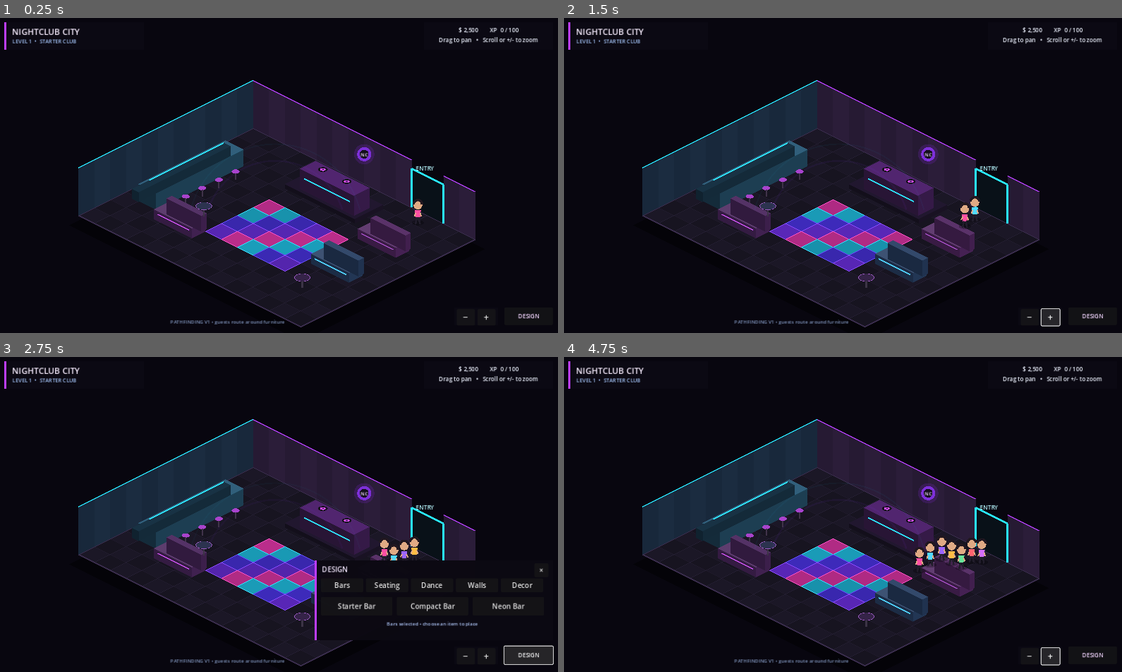
Above: before the commit, frames 1-4 (two rows, left to right).
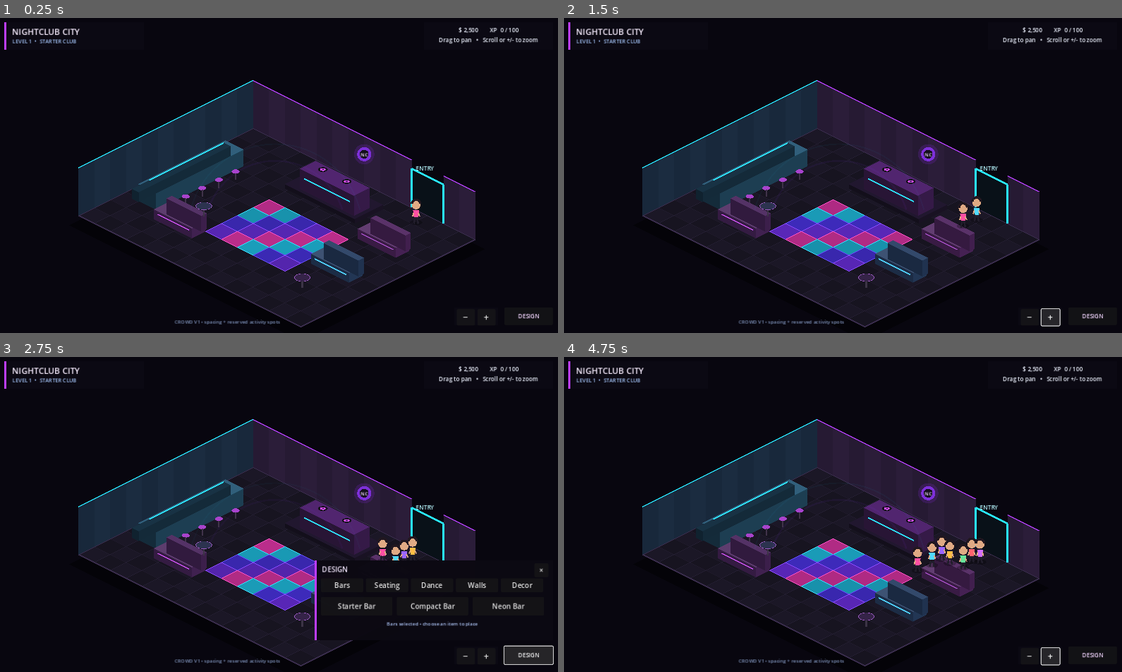
Above: after the commit, the same moments.

Repository: 22crob/Nightclub-City
Game: Godot game, scene res://scenes/main.tscn
Same seed, same stepped clock (60 frames per second), same inputs: the game is played once before the commit and once after it.
Inputs:
- Up to frame 1 (0.25 s): no input
- Up to frame 2 (1.5 s): click "−" at 0.5 s; click "+" at 1.25 s
- Up to frame 3 (2.75 s): click "DESIGN" at 2 s
- Up to frame 4 (4.75 s): click "×" at 2.75 s; click "−" at 3.5 s; click "+" at 4.25 s

The runs differ from the first frame. In frame 1, 0.2% of the frame differs, in the area x 30-76%, y 57-98%; in frame 2, 0.2%; in frame 3, 0.2%; in frame 4, 0.4%.

Commit message:
Add crowd spacing and activity reservations
Add guest personal-space behavior, lane offsets, multiple interaction spots, and activity spot reservations.

Diff:
--- a/godot/scenes/main.tscn
+++ b/godot/scenes/main.tscn
@@ -76,7 +76,7 @@
 grow_vertical = 0
 theme_override_colors/font_color = Color(0.50, 0.58, 0.74, 1)
 theme_override_font_sizes/font_size = 11
-text = "PATHFINDING V1 • guests route around furniture"
+text = "CROWD V1 • spacing + reserved activity spots"
 horizontal_alignment = 1
 
 [node name="ZoomControls" type="ColorRect" parent="HUD"]
--- a/godot/scripts/main.gd
+++ b/godot/scripts/main.gd
@@ -39,6 +39,8 @@
 var moving_object_index: int = -1
 const SAVE_PATH: String = "user://club_layout.json"
 const NPC_SPEED: float = 0.95
+const NPC_PERSONAL_SPACE: float = 0.42
+const NO_SPOT: Vector2 = Vector2(-99.0, -99.0)
 
 var npc_agents: Array = []
 var npc_cycle_count: int = 0
@@ -83,7 +85,7 @@
 ]
 
 func _ready() -> void:
-	print("Nightclub City Pathfinding v1 loaded.")
+	print("Nightclub City Crowd Spacing v1 loaded.")
 	zoom_out_button.pressed.connect(_zoom_out)
 	zoom_in_button.pressed.connect(_zoom_in)
 	design_button.pressed.connect(_toggle_design_drawer)
@@ -378,8 +380,11 @@
 			continue
 
 		var tile_pos: Vector2 = npc["pos"]
+		var state: String = str(npc["state"])
+		if state == "entering" or state == "walking" or state == "leaving":
+			var lane_offset: Vector2 = npc["lane_offset"]
+			tile_pos += lane_offset
 		var screen_pos: Vector2 = _iso(tile_pos.x, tile_pos.y)
-		var state: String = str(npc["state"])
 		var activity: String = str(npc["activity"])
 		var dancing: bool = state == "activity" and activity == "dance"
 		var shirt_color: Color = npc["color"]
@@ -761,19 +766,31 @@
 	npc_agents.clear()
 	for i in range(npc_colors.size()):
 		var activity: String = _activity_for_index(i)
+		var activity_target: Vector2 = _choose_activity_target(activity, i, i)
 		var agent: Dictionary = {
 			"pos": Vector2(11.0, 0.55),
 			"target": Vector2(10.6, 1.65),
 			"state": "waiting",
 			"activity": activity,
-			"activity_target": _activity_target(activity, i),
+			"activity_target": activity_target,
 			"timer": 0.0,
 			"spawn_delay": 0.15 + float(i) * 0.75,
 			"path": [],
 			"path_index": 0,
+			"reserved_spot": NO_SPOT,
+			"lane_offset": _lane_offset_for_index(i),
 			"color": npc_colors[i]
 		}
+		agent["reserved_spot"] = activity_target
 		npc_agents.append(agent)
+
+func _lane_offset_for_index(index: int) -> Vector2:
+	var lane: int = index % 3
+	if lane == 0:
+		return Vector2(-0.07, 0.04)
+	if lane == 1:
+		return Vector2(0.07, -0.04)
+	return Vector2.ZERO
 
 func _activity_for_index(index: int) -> String:
 	var slot: int = index % 3
@@ -783,11 +800,39 @@
 		return "bar"
 	return "lounge"
 
-func _activity_target(activity: String, index: int) -> Vector2:
+func _choose_activity_target(activity: String, seed: int, npc_index: int) -> Vector2:
 	var targets: Array[Vector2] = _activity_targets(activity)
 	if targets.is_empty():
 		return Vector2(7.0, 5.5)
-	return targets[index % targets.size()]
+
+	var start_index: int = seed % targets.size()
+	for offset in range(targets.size()):
+		var candidate_index: int = (start_index + offset) % targets.size()
+		var candidate: Vector2 = targets[candidate_index]
+		if _is_nav_tile_blocked(_nav_tile_from_position(candidate)):
+			continue
+		if not _spot_is_reserved(candidate, npc_index):
+			return candidate
+
+	for candidate in targets:
+		if not _is_nav_tile_blocked(_nav_tile_from_position(candidate)):
+			return candidate
+
+	return targets[start_index]
+
+func _spot_is_reserved(candidate: Vector2, ignore_index: int) -> bool:
+	for i in range(npc_agents.size()):
+		if i == ignore_index:
+			continue
+		var other: Dictionary = npc_agents[i]
+		var reserved: Vector2 = NO_SPOT
+		if other.has("reserved_spot"):
+			reserved = other["reserved_spot"]
+		if reserved == NO_SPOT:
+			continue
+		if reserved.distance_to(candidate) < 0.28:
+			return true
+	return false
 
 func _activity_targets(activity: String) -> Array[Vector2]:
 	var targets: Array[Vector2] = []
@@ -798,6 +843,8 @@
 		targets.append(Vector2(8.1, 5.1))
 		targets.append(Vector2(6.1, 6.5))
 		targets.append(Vector2(7.6, 6.4))
+		targets.append(Vector2(8.7, 6.1))
+		targets.append(Vector2(5.5, 7.0))
 	elif activity == "bar":
 		targets.append(Vector2(2.55, 3.8))
 		targets.append(Vector2(2.55, 4.9))
@@ -805,19 +852,73 @@
 		targets.append(Vector2(2.55, 7.0))
 	else:
 		targets.append(Vector2(9.6, 4.15))
+		targets.append(Vector2(10.5, 4.15))
 		targets.append(Vector2(9.7, 7.1))
-		targets.append(Vector2(4.0, 7.45))
+		targets.append(Vector2(10.6, 7.1))
+		targets.append(Vector2(3.4, 7.45))
+		targets.append(Vector2(4.3, 7.45))
 
 	for obj in placed_objects:
 		var kind: String = str(obj["kind"])
 		if activity == "dance" and kind == "dance":
-			targets.append(_object_center(obj))
+			_append_dance_spots(targets, obj)
 		elif activity == "bar" and kind == "bar":
-			targets.append(_bar_interaction_point(obj))
+			_append_bar_spots(targets, obj)
 		elif activity == "lounge" and kind == "seat":
-			targets.append(_seat_interaction_point(obj))
+			_append_seat_spots(targets, obj)
 
 	return targets
+
+func _append_dance_spots(targets: Array[Vector2], obj: Dictionary) -> void:
+	var x: int = int(obj["x"])
+	var y: int = int(obj["y"])
+	var width: int = int(obj["w"])
+	var depth: int = int(obj["d"])
+
+	for dy in range(depth):
+		for dx in range(width):
+			targets.append(Vector2(float(x + dx) + 0.5, float(y + dy) + 0.5))
+
+func _append_bar_spots(targets: Array[Vector2], obj: Dictionary) -> void:
+	var x: float = float(obj["x"])
+	var y: float = float(obj["y"])
+	var width: int = int(obj["w"])
+	var depth: int = int(obj["d"])
+
+	if depth >= width:
+		var side_x: float = x + float(width) + 0.45
+		if side_x >= float(CLUB_W) - 0.15:
+			side_x = x - 0.45
+		for i in range(depth):
+			var spot: Vector2 = Vector2(side_x, y + float(i) + 0.5)
+			targets.append(_clamp_activity_spot(spot))
+	else:
+		var side_y: float = y + float(depth) + 0.45
+		if side_y >= float(CLUB_H) - 0.15:
+			side_y = y - 0.45
+		for i in range(width):
+			var spot: Vector2 = Vector2(x + float(i) + 0.5, side_y)
+			targets.append(_clamp_activity_spot(spot))
+
+func _append_seat_spots(targets: Array[Vector2], obj: Dictionary) -> void:
+	var x: float = float(obj["x"])
+	var y: float = float(obj["y"])
+	var width: int = int(obj["w"])
+	var depth: int = int(obj["d"])
+	var side_y: float = y + float(depth) + 0.45
+
+	if side_y >= float(CLUB_H) - 0.15:
+		side_y = y - 0.45
+
+	for i in range(width):
+		var spot: Vector2 = Vector2(x + float(i) + 0.5, side_y)
+		targets.append(_clamp_activity_spot(spot))
+
+func _clamp_activity_spot(point: Vector2) -> Vector2:
+	return Vector2(
+		clamp(point.x, 0.35, float(CLUB_W) - 0.35),
+		clamp(point.y, 0.35, float(CLUB_H) - 0.35)
+	)
 
 func _object_center(obj: Dictionary) -> Vector2:
 	return Vector2(
@@ -856,11 +957,25 @@
 func _refresh_npc_targets_after_layout_change() -> void:
 	for i in range(npc_agents.size()):
 		var npc: Dictionary = npc_agents[i]
+		var state: String = str(npc["state"])
+		if state != "activity":
+			npc["reserved_spot"] = NO_SPOT
+		npc_agents[i] = npc
+
+	for i in range(npc_agents.size()):
+		var npc: Dictionary = npc_agents[i]
+		var state: String = str(npc["state"])
 		var activity: String = str(npc["activity"])
-		var refreshed_target: Vector2 = _activity_target(activity, i + npc_cycle_count)
+
+		if state == "activity":
+			npc["reserved_spot"] = npc["pos"]
+			npc_agents[i] = npc
+			continue
+
+		var refreshed_target: Vector2 = _choose_activity_target(activity, i + npc_cycle_count, i)
 		npc["activity_target"] = refreshed_target
-
-		var state: String = str(npc["state"])
+		npc["reserved_spot"] = refreshed_target
+
 		if state == "walking":
 			_set_npc_destination(npc, refreshed_target)
 		elif state == "entering" or state == "leaving":
@@ -886,27 +1001,30 @@
 		var state: String = str(npc["state"])
 
 		if state == "entering":
-			if _move_agent_along_path(npc, delta):
+			if _move_agent_along_path(npc, delta, i):
 				npc["state"] = "walking"
 				_set_npc_destination(npc, npc["activity_target"])
 
 		elif state == "walking":
-			if _move_agent_along_path(npc, delta):
+			if _move_agent_along_path(npc, delta, i):
 				npc["state"] = "activity"
 				npc["timer"] = 4.5 + float(i % 4) * 1.1
 
 		elif state == "activity":
 			npc["timer"] = float(npc["timer"]) - delta
 			if float(npc["timer"]) <= 0.0:
+				npc["reserved_spot"] = NO_SPOT
 				npc["state"] = "leaving"
 				_set_npc_destination(npc, Vector2(10.6, 1.65))
 
 		elif state == "leaving":
-			if _move_agent_along_path(npc, delta):
+			if _move_agent_along_path(npc, delta, i):
 				npc_cycle_count += 1
 				var next_activity: String = _activity_for_index(i + npc_cycle_count)
+				var next_target: Vector2 = _choose_activity_target(next_activity, i + npc_cycle_count, i)
 				npc["activity"] = next_activity
-				npc["activity_target"] = _activity_target(next_activity, i + npc_cycle_count)
+				npc["activity_target"] = next_target
+				npc["reserved_spot"] = next_target
 				npc["state"] = "waiting"
 				npc["pos"] = Vector2(11.0, 0.55)
 				npc["target"] = Vector2(10.6, 1.65)
@@ -928,7 +1046,7 @@
 	npc["path"] = _find_nav_path(npc["pos"], safe_target)
 	npc["path_index"] = 0
 
-func _move_agent_along_path(npc: Dictionary, delta: float) -> bool:
+func _move_agent_along_path(npc: Dictionary, delta: float, npc_index: int) -> bool:
 	var path: Array = npc["path"]
 	var path_index: int = int(npc["path_index"])
 
@@ -946,7 +1064,8 @@
 
 	var pos: Vector2 = npc["pos"]
 	var next_point: Vector2 = path[path_index]
-	var step: float = NPC_SPEED * delta
+	var speed_scale: float = _crowd_speed_scale(npc_index, pos, next_point)
+	var step: float = NPC_SPEED * speed_scale * delta
 
 	if pos.distance_to(next_point) <= step:
 		npc["pos"] = next_point
@@ -960,6 +1079,42 @@
 
 	npc["pos"] = pos.move_toward(next_point, step)
 	return false
+
+func _crowd_speed_scale(npc_index: int, pos: Vector2, next_point: Vector2) -> float:
+	var scale: float = 1.0
+	var direction: Vector2 = (next_point - pos).normalized()
+
+	for i in range(npc_agents.size()):
+		if i == npc_index:
+			continue
+
+		var other: Dictionary = npc_agents[i]
+		if float(other["spawn_delay"]) > 0.0:
+			continue
+
+		var other_state: String = str(other["state"])
+		if other_state == "waiting":
+			continue
+
+		var other_pos: Vector2 = other["pos"]
+		var distance: float = pos.distance_to(other_pos)
+		if distance >= NPC_PERSONAL_SPACE:
+			continue
+
+		var toward_other: Vector2 = other_pos - pos
+		if toward_other.length() > 0.001 and direction.dot(toward_other.normalized()) < 0.15:
+			continue
+
+		if npc_index > i:
+			if distance < 0.24:
+				return 0.12
+			if scale > 0.38:
+				scale = 0.38
+		else:
+			if scale > 0.72:
+				scale = 0.72
+
+	return scale
 
 func _find_nav_path(start_pos: Vector2, target_pos: Vector2) -> Array:
 	var start: Vector2i = _nav_tile_from_position(start_pos)
